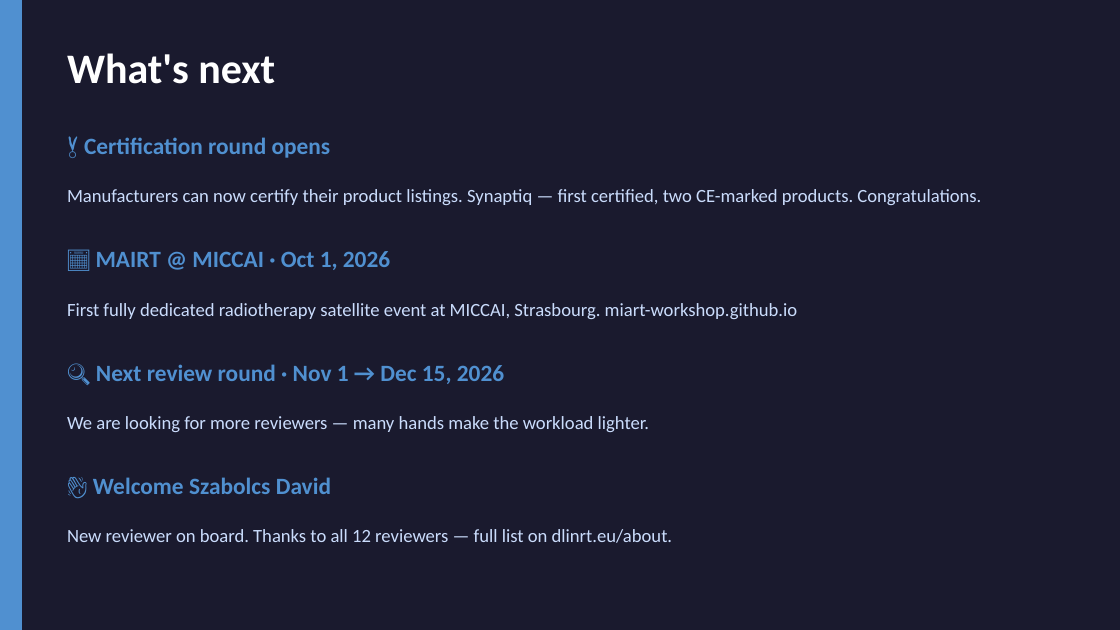
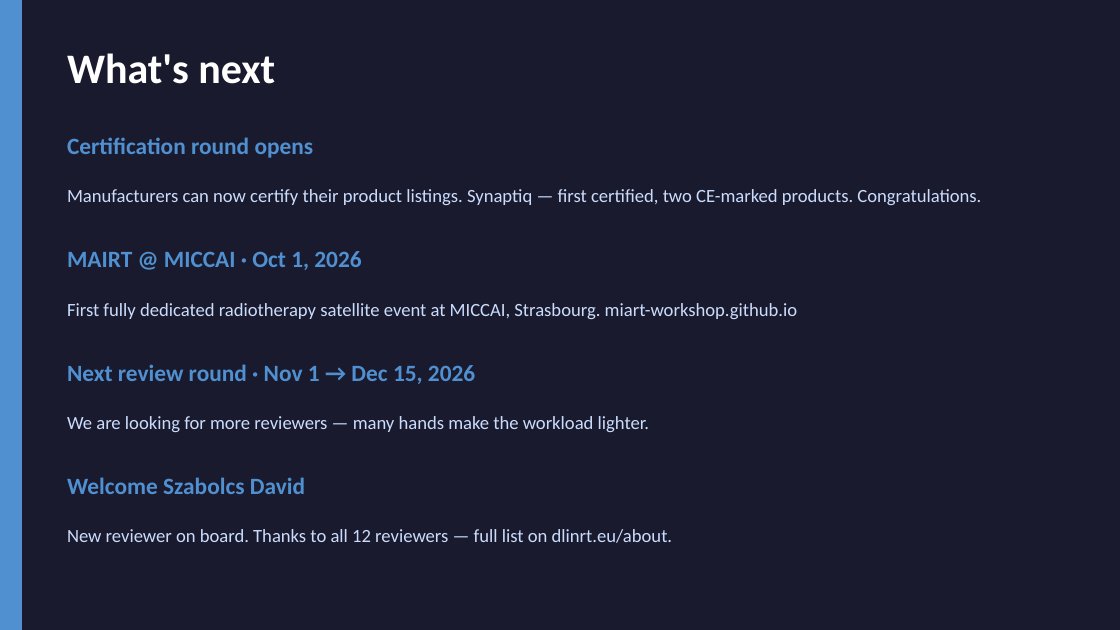
Before and after one commit to DLinRT-eu/dlinrteu-website, a slide deck: slide 5 of public/newsletters/2026-06/dlinrt-2026-06-update.pptx. Drawn at 1120x630 pixels with LibreOffice and Linux fonts; fonts in the diff are those of the drawing. Boxes give left, top, right and bottom in pixels: in the first picture for what was removed or moved away, otherwise in the second. Text is boxed around its words. In the diff, an @@ line names an element or a change of style, - is before the commit and + after.

```diff
--- a/public/newsletters/2026-06/dlinrt-2026-06-update.pptx
+++ b/public/newsletters/2026-06/dlinrt-2026-06-update.pptx
@@ text at (67, 137, 314, 158): text changed @@
-🏅 Certification round opens
+Certification round opens
@@ text at (67, 251, 361, 270): text changed @@
-📅 MAIRT @ MICCAI · Oct 1, 2026
+MAIRT @ MICCAI · Oct 1, 2026
@@ text at (67, 364, 475, 384): text changed @@
-🔍 Next review round · Nov 1 → Dec 15, 2026
+Next review round · Nov 1 → Dec 15, 2026
@@ text at (67, 477, 305, 494): text changed @@
-👋 Welcome Szabolcs David
+Welcome Szabolcs David
```
Also in this commit, not shown: 2 other files.
